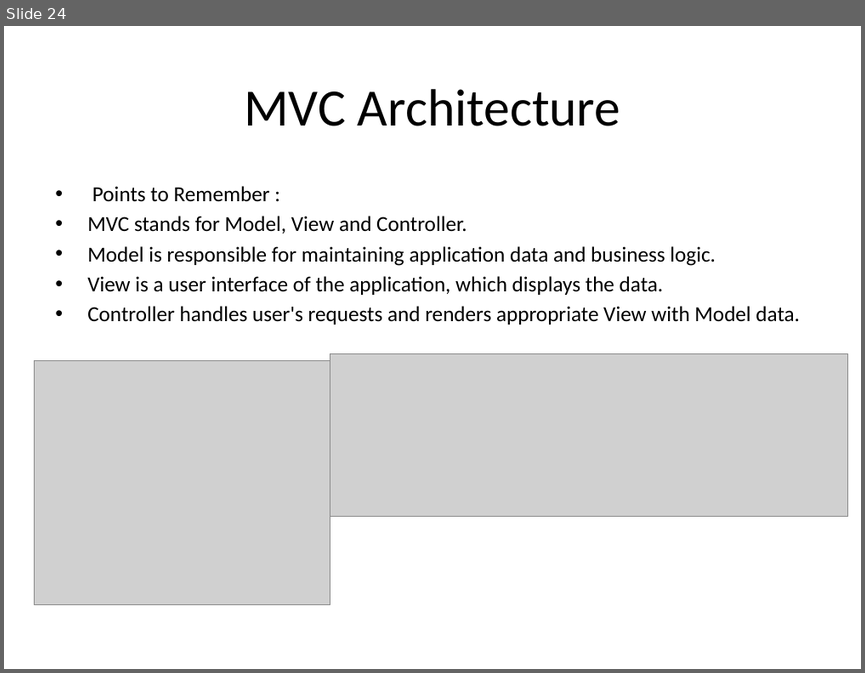
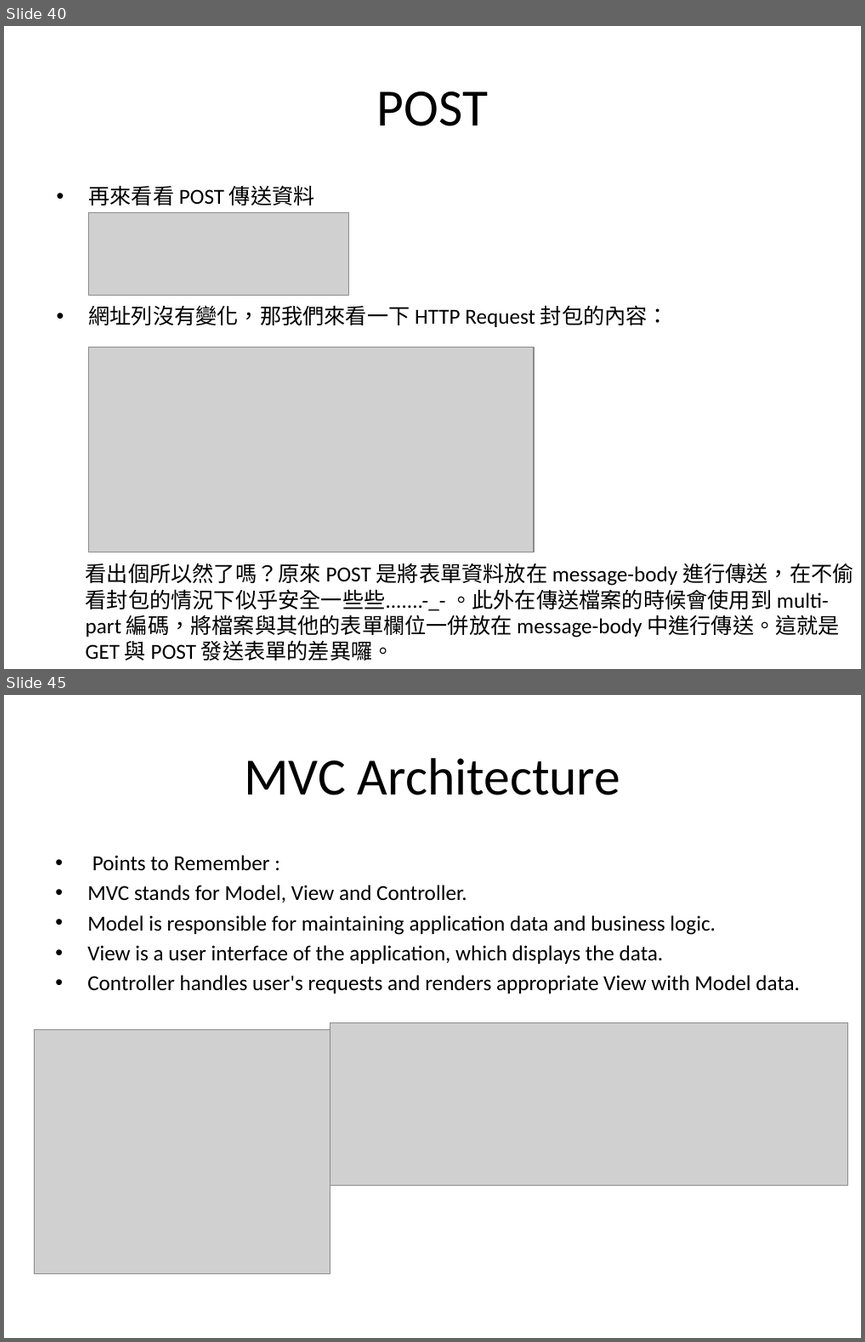
Before and after one commit to SunriseK/MVC_Prac_MS, a slide deck: Note_MVC_MS.pptx. Shown one above the other, each under a label of ours: slide 24 before the commit, slides 40 and 45 after it; the slides between them are not shown. The pictures are 865x673 and 865x1342 pixels, drawn with LibreOffice and Linux fonts; fonts in the diff are those of the drawing; grey boxes stand for pictures. Boxes give left, top, right and bottom in pixels: in the first picture for what was removed or moved away, otherwise in the second. Text is boxed around its words. In the diff, an @@ line names an element or a change of style, - is before the commit and + after.

```diff
--- a/Note_MVC_MS.pptx
+++ b/Note_MVC_MS.pptx
@@ slide 40 added at box(4, 26, 861, 669), background #FFFFFF @@
@@ title added at box(377, 91, 488, 126), 44 pt, text #000000 @@
+POST
@@ text added at box(88, 185, 669, 327), 18 pt, text #000000 @@
+• 再來看看 POST 傳送資料
+• 網址列沒有變化，那我們來看一下 HTTP Request 封包的內容：
@@ picture added at box(88, 213, 348, 296) @@
@@ picture added at box(88, 347, 534, 552) @@
@@ text added at box(86, 562, 854, 660), 18 pt, text #000000 @@
+看出個所以然了嗎？原來 POST 是將表單資料放在 message-body 進行傳送，在不偷看封包的情況下似乎安全一些些.......-_- 。此外在傳送檔案的時候會使用到 multi-part 編碼，將檔案與其他的表單欄位一併放在 message-body 中進行傳送。這就是 GET 與 POST 發送表單的差異囉。
@@ what was slide 24 is now slide 45 @@
```
Also in this commit, not shown: 20 other slides added, 23 other files.
